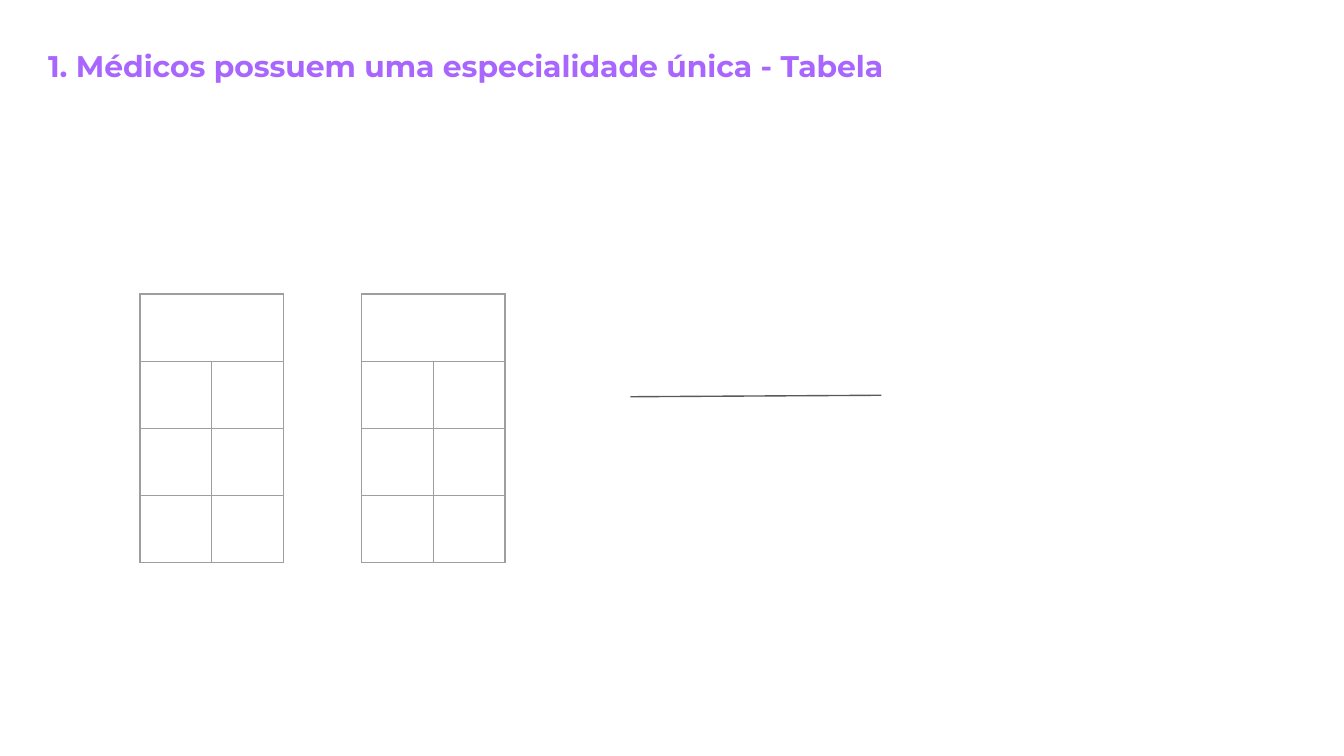
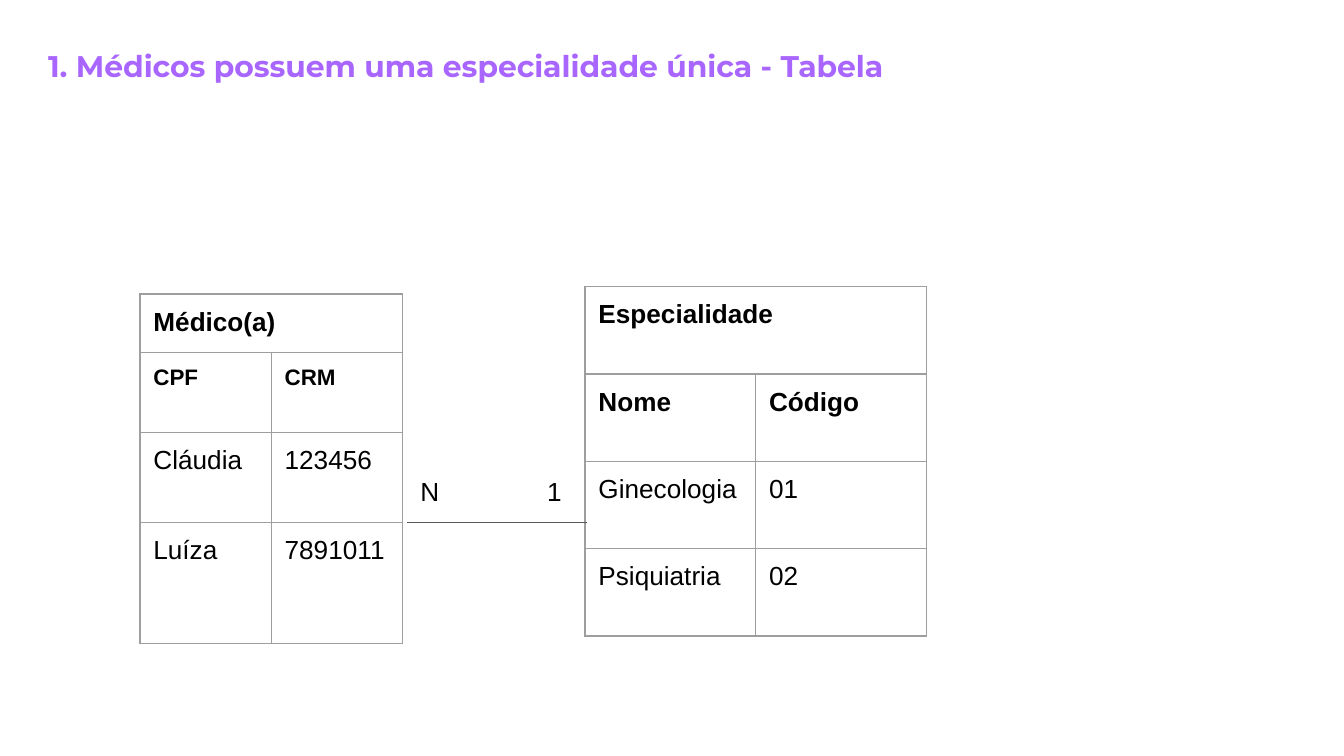
Before and after one commit to reprograma/On11-TodasEmTech-s12-BD, a slide deck: slide 3 of Representação Gráfica (MER) e Tabela Relacional.pptx. Drawn at 1344x756 pixels with LibreOffice and Linux fonts; fonts in the diff are those of the drawing. Boxes give left, top, right and bottom in pixels: in the first picture for what was removed or moved away, otherwise in the second. Text is boxed around its words. In the diff, an @@ line names an element or a change of style, - is before the commit and + after.

```diff
--- a/Representação Gráfica (MER) e Tabela Relacional.pptx
+++ b/Representação Gráfica (MER) e Tabela Relacional.pptx
@@ table removed at (140,294,282,735), 4 rows, 2 columns @@
- | 
- | 
- | 
- | 
@@ table added at (140,294,403,644), 4 rows, 2 columns @@
+Médico(a) | 
+CPF | CRM
+Cláudia | 123456
+Luíza | 7891011
@@ table removed at (362,294,504,735), 4 rows, 2 columns @@
- | 
- | 
- | 
- | 
@@ table added at (585,286,926,636), 4 rows, 2 columns @@
+Especialidade | 
+Nome | Código
+Ginecologia | 01
+Psiquiatria | 02
@@ line removed from (630, 396) to (882, 395) @@
@@ text added at (420,483,439,501), 14 pt, text #000000 @@
+N
@@ text added at (547,483,562,501), 14 pt, text #000000 @@
+1
@@ line added from (407, 523) to (587, 523), #595959 0.75 pt @@
```
Also in this commit, not shown: 5 other slides changed, 4 slides added, 1 other file.
